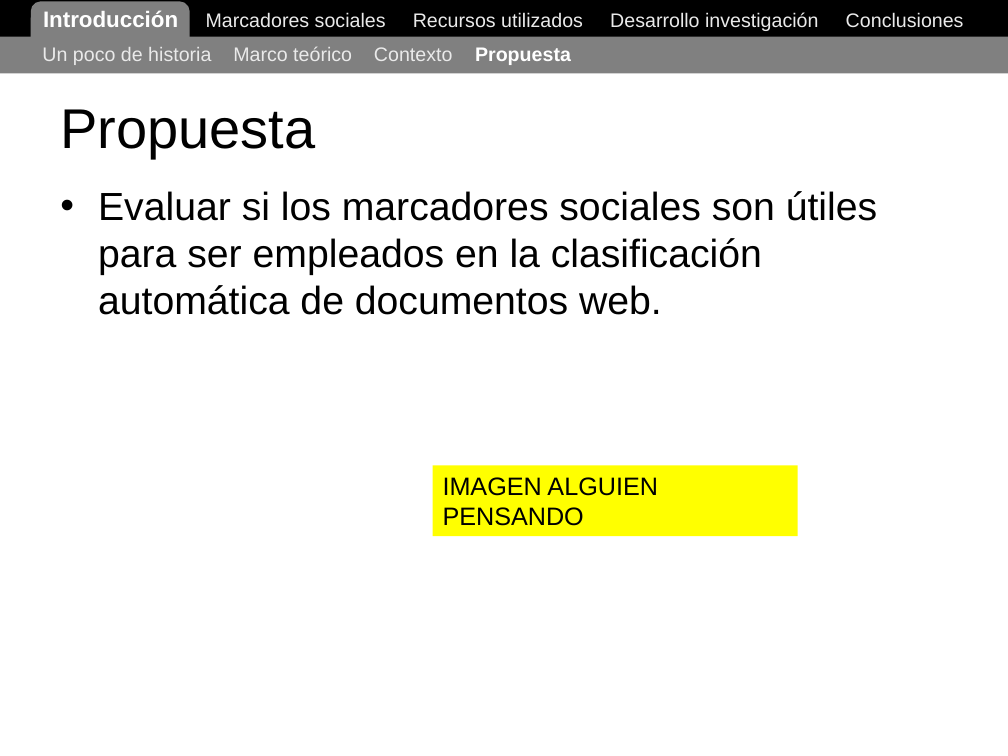
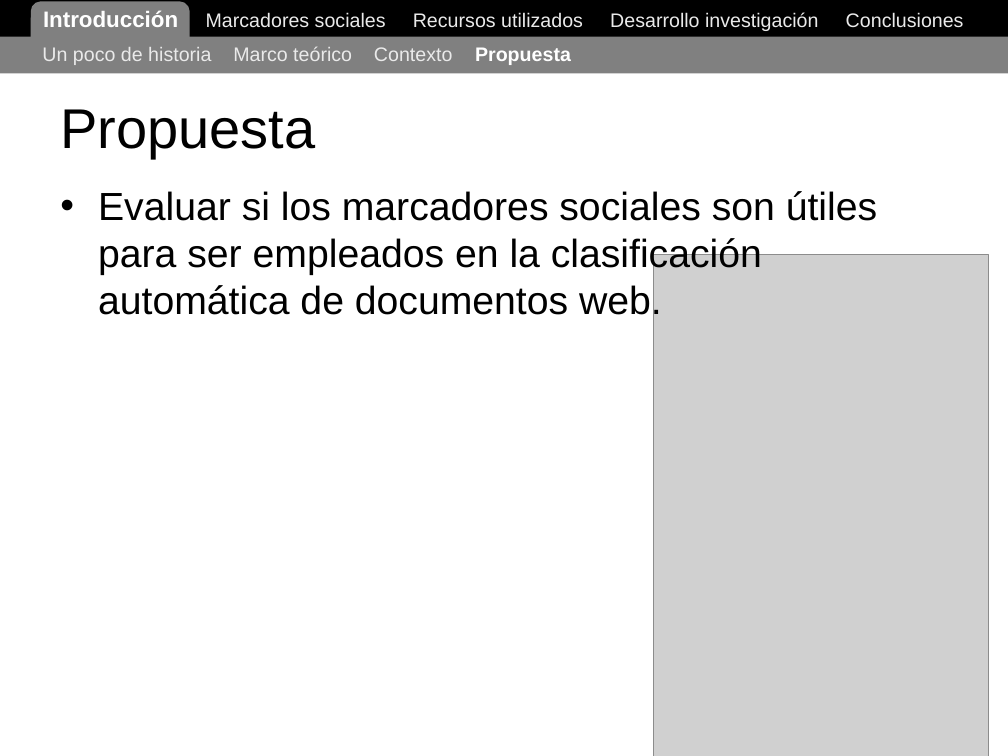
Before and after one commit to ak907kenai/nicotournetesis, a slide deck: slide 10 of docs_trunk/Nicolás Tourné - Presentación Tesis (v1).ppt. Drawn at 1008x756 pixels with LibreOffice and Linux fonts; fonts in the diff are those of the drawing; grey boxes stand for pictures. Boxes give left, top, right and bottom in pixels: in the first picture for what was removed or moved away, otherwise in the second. Text is boxed around its words. In the diff, an @@ line names an element or a change of style, - is before the commit and + after.

```diff
--- a/docs_trunk/Nicolás Tourné - Presentación Tesis (v1).ppt
+++ b/docs_trunk/Nicolás Tourné - Presentación Tesis (v1).ppt
@@ picture added at (653,255,988,756) @@
@@ rectangle removed at (432,466,797,536) @@
-IMAGEN ALGUIEN PENSANDO
```
Also in this commit, not shown: 3 other slides changed, 1 slide added, 1 other file.
